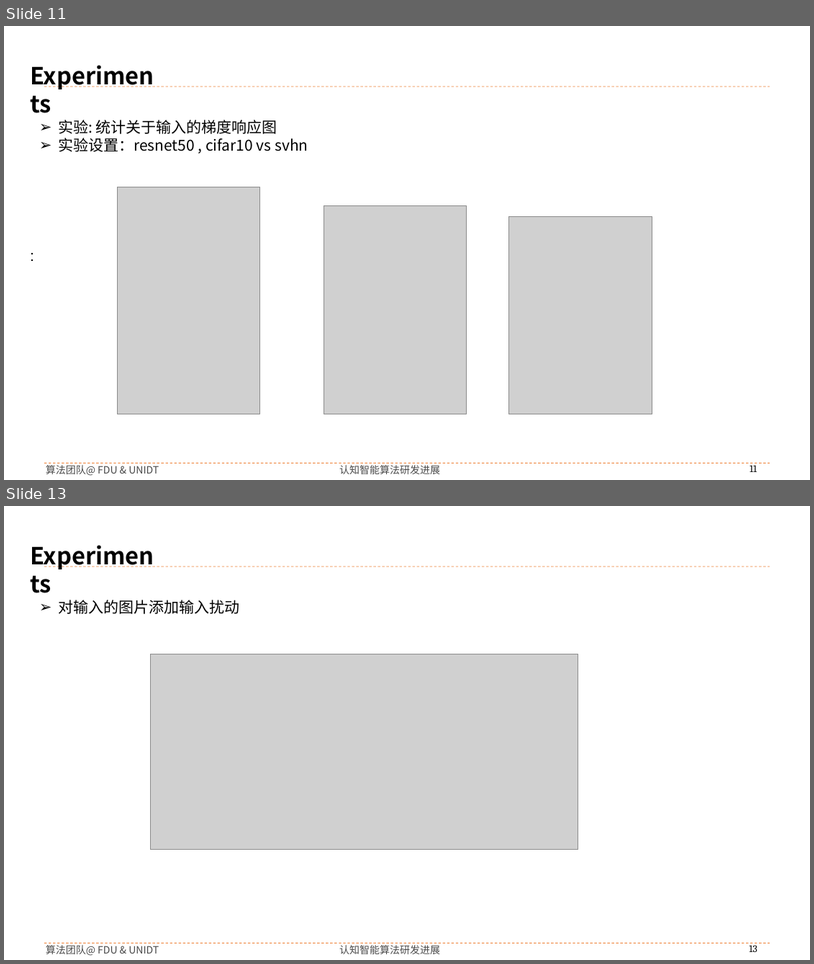
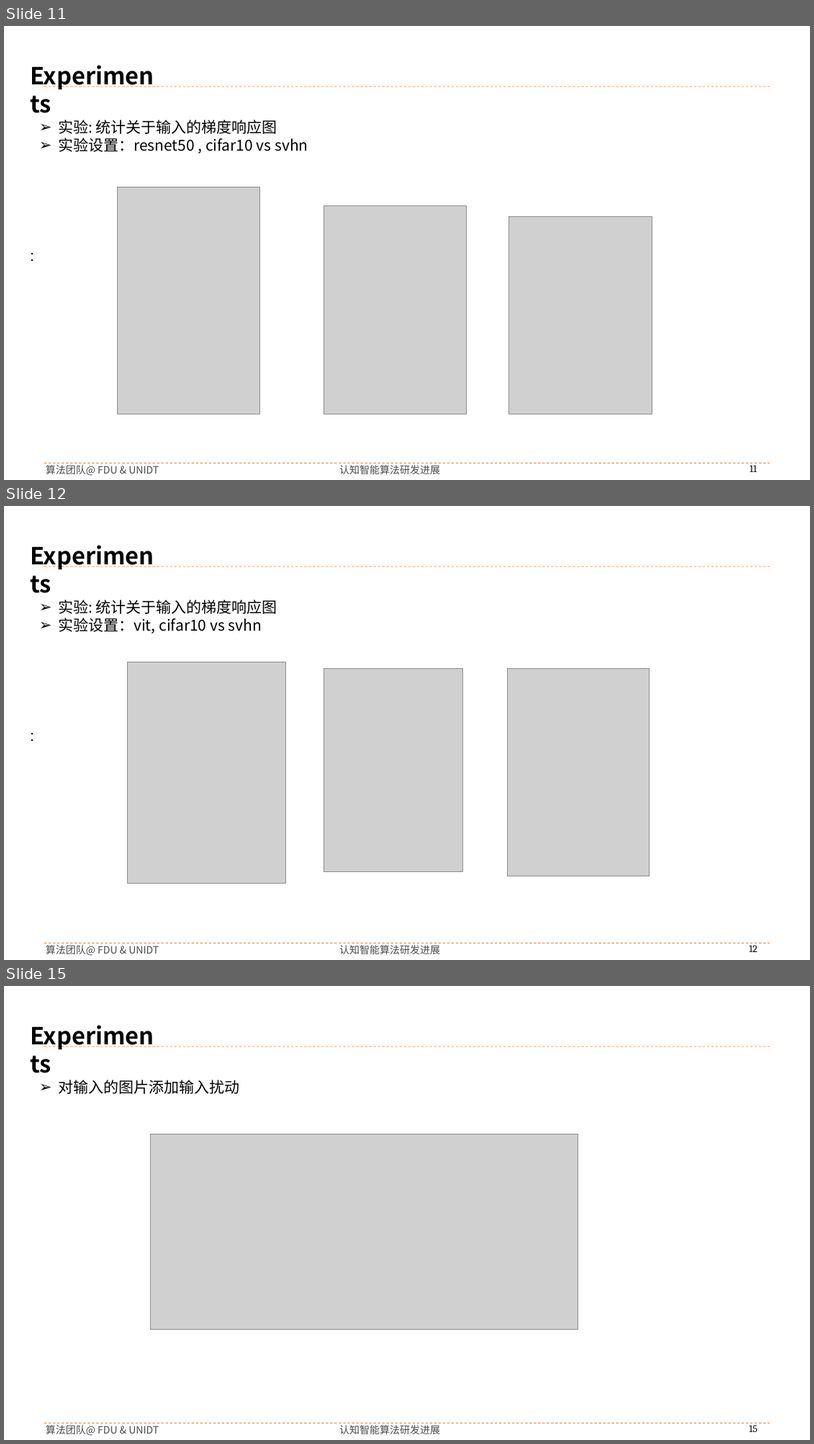
Before and after one commit to buyizhiyou/YYMUncertainty, a slide deck: pre/2024-06-21汇报.pptx. Shown one above the other, each under a label of ours: slides 11 and 13 before the commit, slides 11, 12 and 15 after it; the slides between them are not shown. The pictures are 814x964 and 814x1444 pixels, drawn with LibreOffice and Linux fonts; fonts in the diff are those of the drawing; grey boxes stand for pictures; background and template pictures are left out. Boxes give left, top, right and bottom in pixels: in the first picture for what was removed or moved away, otherwise in the second. Text is boxed around its words. In the diff, an @@ line names an element or a change of style, - is before the commit and + after.

```diff
--- a/pre/2024-06-21汇报.pptx
+++ b/pre/2024-06-21汇报.pptx
@@ slide 12 added at [4, 506, 810, 960], background #FFFFFF; not listed: 5 template elements that a slide beside it also shows @@
@@ text added at [24, 538, 165, 572], 28 pt, text #000000, bold @@
+Experiments
@@ text added at [58, 600, 278, 633], 18 pt, text #000000 @@
+➢ 实验: 统计关于输入的梯度响应图
+➢ 实验设置：vit, cifar10 vs svhn
@@ picture added at [127, 662, 286, 883] @@
@@ picture added at [324, 669, 463, 871] @@
@@ picture added at [507, 669, 650, 876] @@
@@ text added at [24, 723, 101, 747], 18 pt, text #000000 @@
+:
@@ what was slide 13 is now slide 15 @@
@@ page number at [749, 1422, 758, 1432]: text changed @@
-13
+15
```
Also in this commit, not shown: 3 slides changed, 5 other slides added, 57 other files.
